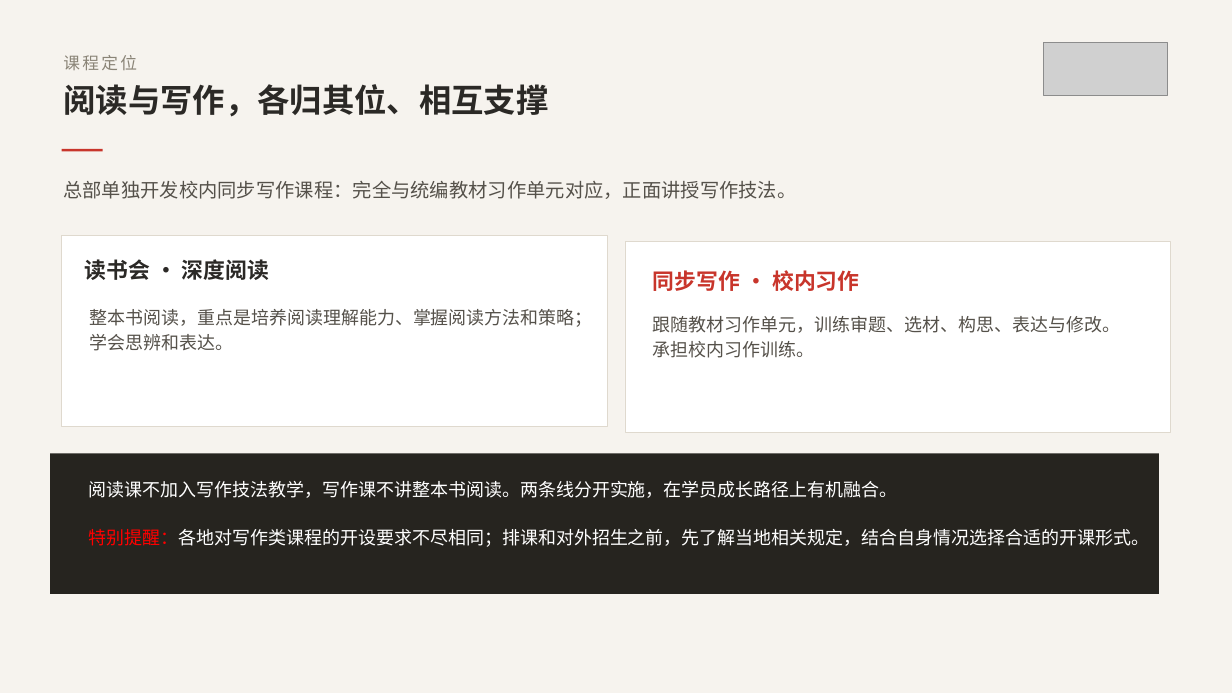
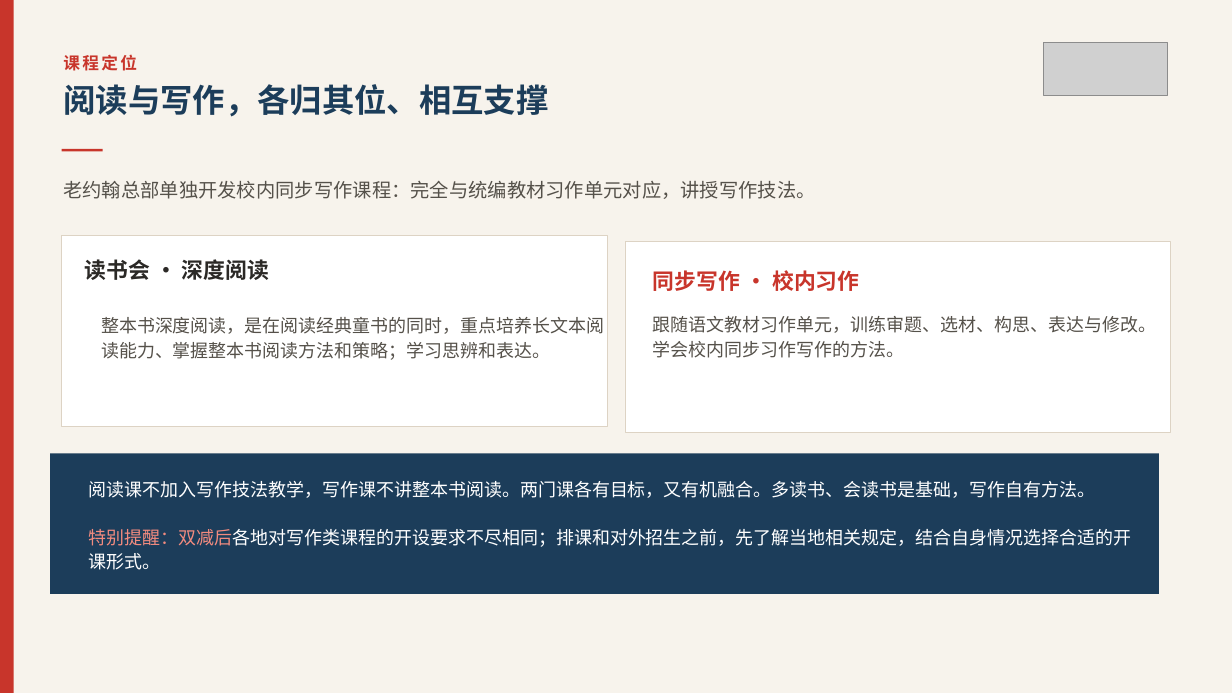
Before and after one commit to wuwenjia6498/laojohn-lesson-plan, a slide deck: slide 5 of 写作课相关宣传文件/国庆后宣讲/2-同步写作课程完整介绍.pptx. Drawn at 1232x693 pixels with LibreOffice and Linux fonts; fonts in the diff are those of the drawing; grey boxes stand for pictures. Boxes give left, top, right and bottom in pixels: in the first picture for what was removed or moved away, otherwise in the second. Text is boxed around its words. In the diff, an @@ line names an element or a change of style, - is before the commit and + after.

```diff
--- a/写作课相关宣传文件/国庆后宣讲/2-同步写作课程完整介绍.pptx
+++ b/写作课相关宣传文件/国庆后宣讲/2-同步写作课程完整介绍.pptx
@@ background #F6F3EE to #F7F3EC @@
@@ rectangle added at [0, 0, 14, 693], fill #C8352B @@
@@ text "课程定位" at [63, 55, 137, 71]: text colour #8A8477 to #C8352B, bold on @@
@@ text "阅读与写作，各归其位、相互支撑" at [63, 84, 548, 117]: text colour #2B2926 to #1C3D5A @@
@@ text at [63, 181, 815, 199]: text changed @@
-总部单独开发校内同步写作课程：完全与统编教材习作单元对应，正面讲授写作技法。
+老约翰总部单独开发校内同步写作课程：完全与统编教材习作单元对应，讲授写作技法。
@@ rectangle at [62, 235, 607, 426]: outline #DFD9CE 0.75 pt to #DDD3C4 0.75 pt @@
@@ rectangle at [625, 241, 1170, 432]: outline #DFD9CE 0.75 pt to #DDD3C4 0.75 pt @@
@@ text at [101, 317, 604, 360]: text changed @@
-整本书阅读，重点是培养阅读理解能力、掌握阅读方法和策略；学会思辨和表达。
+整本书深度阅读，是在阅读经典童书的同时，重点培养长文本阅读能力、掌握整本书阅读方法和策略；学习思辨和表达。
@@ text at [653, 316, 1156, 358]: text changed @@
-跟随教材习作单元，训练审题、选材、构思、表达与修改。
-承担校内习作训练。
+跟随语文教材习作单元，训练审题、选材、构思、表达与修改。
+学会校内同步习作写作的方法。
@@ rectangle at [50, 453, 1159, 594]: fill #26241F to #1C3D5A @@
@@ text at [89, 481, 1131, 570]: text changed @@
-阅读课不加入写作技法教学，写作课不讲整本书阅读。两条线分开实施，在学员成长路径上有机融合。
-特别提醒：各地对写作类课程的开设要求不尽相同；排课和对外招生之前，先了解当地相关规定，结合自身情况选择合适的开课形式。
+阅读课不加入写作技法教学，写作课不讲整本书阅读。两门课各有目标，又有机融合。多读书、会读书是基础，写作自有方法。
+特别提醒：双减后各地对写作类课程的开设要求不尽相同；排课和对外招生之前，先了解当地相关规定，结合自身情况选择合适的开课形式。
```
Also in this commit, not shown: 40 other slides changed, 3 other files.
